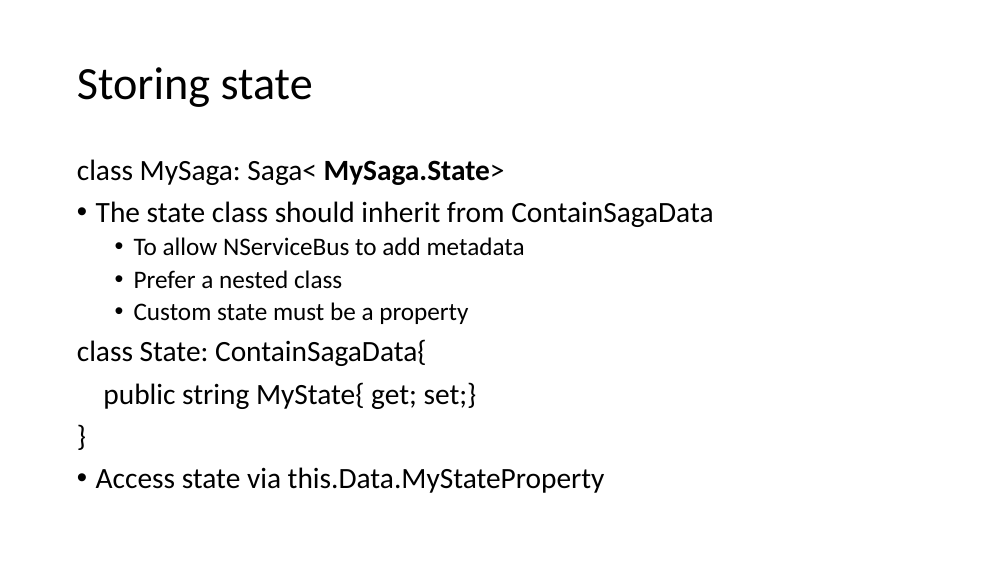
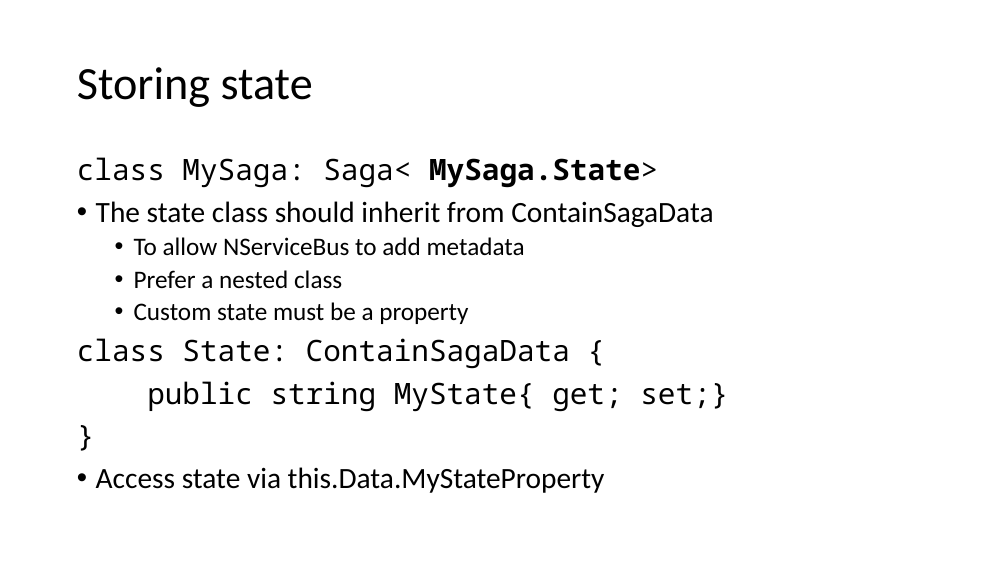
Before and after one commit to Particular/SagaMasterClass, a slide deck: slide 7 of SagaMasterClass.pptx. Drawn at 1008x567 pixels with LibreOffice and Linux fonts; fonts in the diff are those of the drawing. Boxes give left, top, right and bottom in pixels: in the first picture for what was removed or moved away, otherwise in the second. Text is boxed around its words. In the diff, an @@ line names an element or a change of style, - is before the commit and + after.

```diff
--- a/SagaMasterClass.pptx
+++ b/SagaMasterClass.pptx
@@ text at <box>77,157,728,412</box>: font Calibri to Noto Sans Mono in "class MySaga: Saga< MySaga.State>", "public string MyState{ get; set;}", "}" @@
@@ text at <box>77,338,570,369</box>: text changed; font Calibri to Noto Sans Mono @@
-class State: ContainSagaData{
+class State: ContainSagaData {
```
Also in this commit, not shown: 6 other slides changed.
